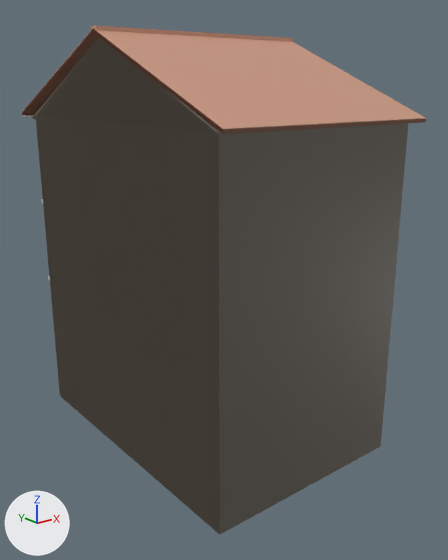
Before and after pictures for a commit that changed the glTF model public/case/casa-82-2-pietra.glb.
Both versions are drawn from a 50 mm lens placed at (-10.3, -25.1, 12.3), pointed at (4.5, -6.6, 4.9). The axes (+X, +Y, +Z) are drawn at lower left. The lights are the same throughout. The picture after the commit comes second.

In view in the first picture: 'lontano', 'vicino'.
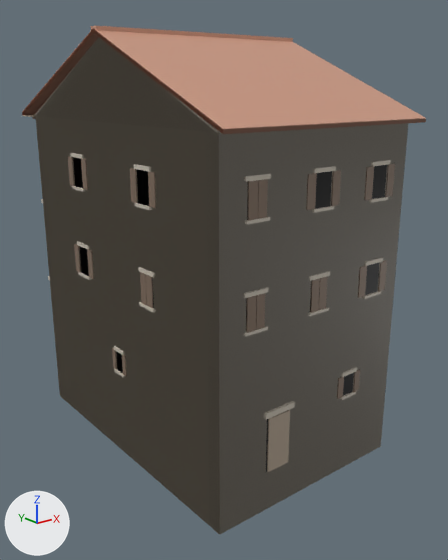
The change, as a list of edits to the scene's bpy script:
```text
Add me_lontanoretro_001:
    me_lontanoretro_001.from_pydata(...)  # a box spanning x 1.02..1.72, y -12.02..-12.0, z 5.25..6.35; a box spanning x 3.75..4.45, y -12.02..-12.0, z 5.25..6.35; a box spanning x 6.48..7.18, y -12.02..-12.0, z 5.25..6.35; a box spanning x 1.02..1.72, y -12.02..-12.0, z 8.65..9.75; a box spanning x 3.75..4.45, y -12.02..-12.0, z 8.65..9.75; a box spanning x 6.48..7.18, y -12.02..-12.0, z 8.65..9.75; a box spanning x 1.96..2.96, y -12.02..-12.0, z 0.0..2.05; a box spanning x 5.63..6.18, y -12.02..-12.0, z 1.6..2.4
    me_lontanoretro_001.materials.append(mat_scuro)  # black #191919
Add me_lontanosx_001:
    me_lontanosx_001.from_pydata(...)  # a box spanning x -0.02..0.0, y -3.95..-3.25, z 5.25..6.35; a box spanning x -0.02..0.0, y -8.51..-7.81, z 5.25..6.35; a box spanning x -0.02..0.0, y -3.95..-3.25, z 8.65..9.75; a box spanning x -0.02..0.0, y -8.51..-7.81, z 8.65..9.75; a box spanning x -0.02..0.0, y -6.22..-5.78, z 2.0..2.8
    me_lontanosx_001.materials.append(mat_scuro)  # black #191919
Add me_retro_001:
    me_retro_001.from_pydata(...)  # 292 vertices, 456 faces; spans x 0.9..7.56, y -12.1..-12.0, z 0.0..9.89
    # faces by material slot: [96, 180, 168, 12]
    me_retro_001.materials.append(mat_scuro)  # black #191919
    me_retro_001.materials.append(mat_conci)  # light grey #c4bcad
    me_retro_001.materials.append(mat_legnoscuro)  # brown #7c6959
    me_retro_001.materials.append(mat_legno)  # beige #ad9e8b
Add me_fiancosx_001:
    me_fiancosx_001.from_pydata(...)  # 196 vertices, 300 faces; spans x -0.1..0.0, y -8.89..-2.87, z 1.9..9.89
    # faces by material slot: [60, 120, 120]
    me_fiancosx_001.materials.append(mat_scuro)  # black #191919
    me_fiancosx_001.materials.append(mat_conci)  # light grey #c4bcad
    me_fiancosx_001.materials.append(mat_legnoscuro)  # brown #7c6959
Add ob_lontanoretro:
    ob_lontanoretro = bpy.data.objects.new('lontanoRetro', me_lontanoretro_001)
    ob_lontanoretro.location = (0.0, 0.0, 0.0)
Add ob_lontanosx:
    ob_lontanosx = bpy.data.objects.new('lontanoSx', me_lontanosx_001)
    ob_lontanosx.location = (0.0, 0.0, 0.0)
Add ob_retro:
    ob_retro = bpy.data.objects.new('retro', me_retro_001)
    ob_retro.location = (0.0, 0.0, 0.0)
Add ob_fiancosx:
    ob_fiancosx = bpy.data.objects.new('fiancoSx', me_fiancosx_001)
    ob_fiancosx.location = (0.0, 0.0, 0.0)
```

Changed parts and their boxes [x1, y1, x2, y2] in the pictures (448 x 560 px):
'retro', added: after [243, 160, 395, 472]
    faces in mat_legnoscuro (brown #7c6959): [246, 164, 395, 399]
    faces in mat_conci (light grey #c4bcad): [243, 160, 391, 420]
    faces in mat_legno (beige #ad9e8b): [267, 410, 290, 472]
'fiancoSx', added: after [68, 153, 156, 378]
    faces in mat_legnoscuro (brown #7c6959): [68, 156, 156, 376]
    faces in mat_conci (light grey #c4bcad): [70, 153, 156, 378]
'lontanoRetro', added: after [246, 165, 387, 472]
'lontanoSx', added: after [73, 157, 154, 373]
